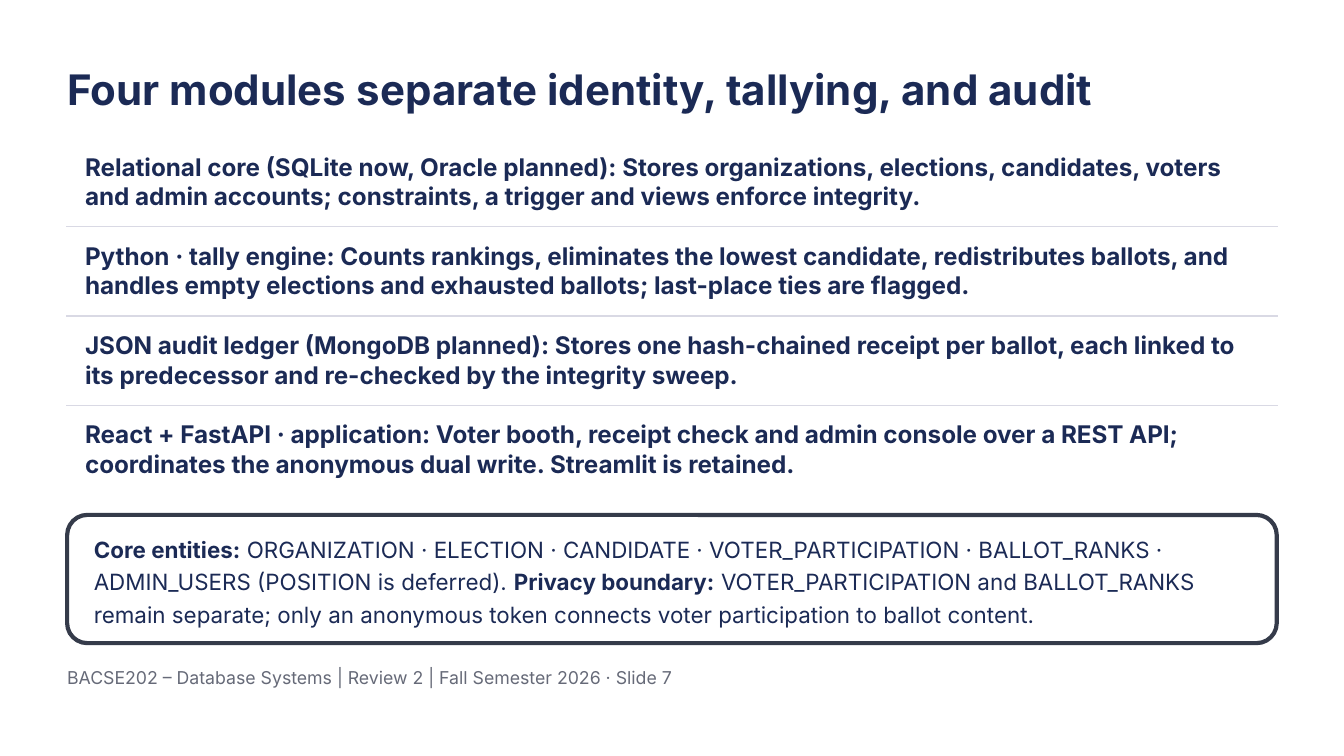
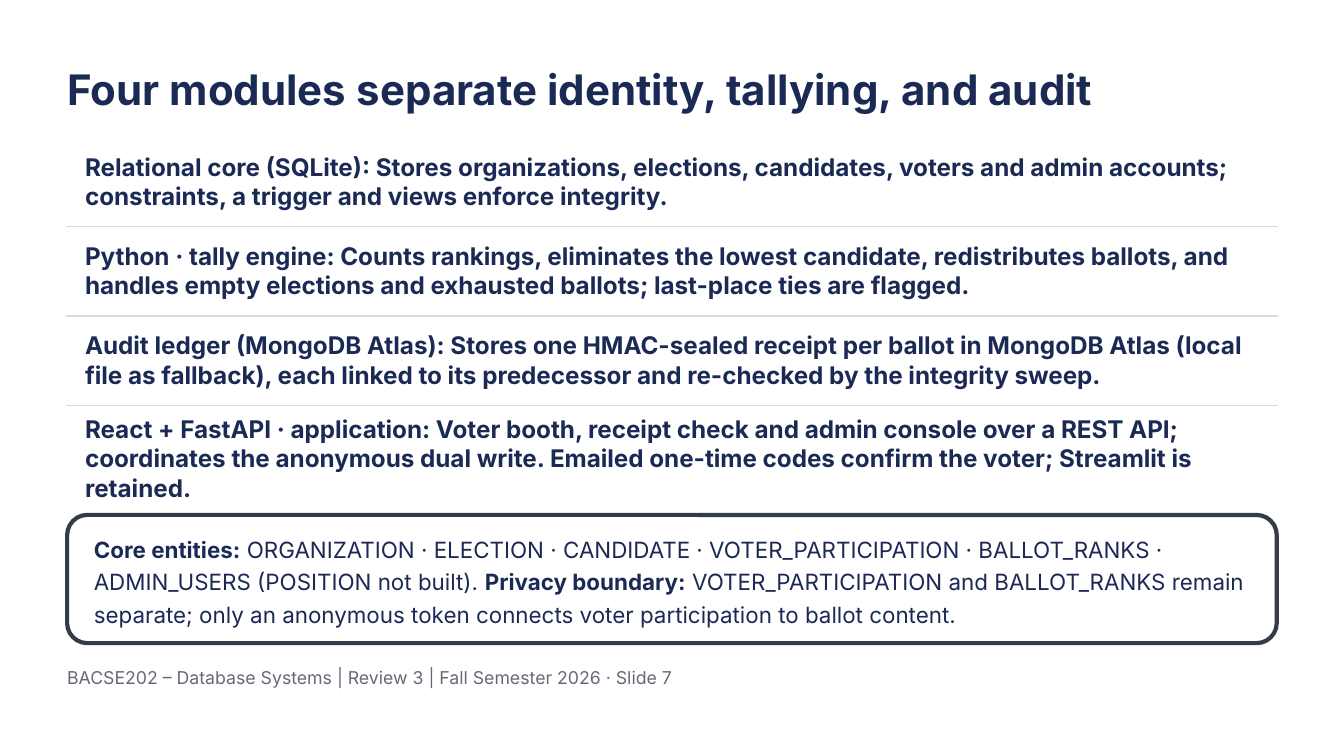
Before and after one commit to Tharakeshtj/polyvote-election-platform, a slide deck: slide 7 of docs/PolyVote_Review3_Final.pptx. Drawn at 1344x756 pixels with LibreOffice and Linux fonts; fonts in the diff are those of the drawing; background and template pictures are left out. Boxes give left, top, right and bottom in pixels: in the first picture for what was removed or moved away, otherwise in the second. Text is boxed around its words. In the diff, an @@ line names an element or a change of style, - is before the commit and + after.

```diff
--- a/docs/PolyVote_Review3_Final.pptx
+++ b/docs/PolyVote_Review3_Final.pptx
@@ table at (67, 137, 1277, 578) @@
-row 1, column 1: Relational core (SQLite now, Oracle planned): Stores organizations, elections, candidates, voters and admin accounts; constraints, a trigger and views enforce integrity.
+row 1, column 1: Relational core (SQLite): Stores organizations, elections, candidates, voters and admin accounts; constraints, a trigger and views enforce integrity.
-row 3, column 1: JSON audit ledger (MongoDB planned): Stores one hash-chained receipt per ballot, each linked to its predecessor and re-checked by the integrity sweep.
+row 3, column 1: Audit ledger (MongoDB Atlas): Stores one HMAC-sealed receipt per ballot in MongoDB Atlas (local file as fallback), each linked to its predecessor and re-checked by the integrity sweep.
-row 4, column 1: React + FastAPI · application: Voter booth, receipt check and admin console over a REST API; coordinates the anonymous dual write. Streamlit is retained.
+row 4, column 1: React + FastAPI · application: Voter booth, receipt check and admin console over a REST API; coordinates the anonymous dual write. Emailed one-time codes confirm the voter; Streamlit is retained.
@@ text at (94, 541, 1244, 628): text changed @@
-Core entities: ORGANIZATION · ELECTION · CANDIDATE · VOTER_PARTICIPATION · BALLOT_RANKS · ADMIN_USERS (POSITION is deferred). Privacy boundary: VOTER_PARTICIPATION and BALLOT_RANKS remain separate; only an anonymous token connects voter participation to ballot content.
+Core entities: ORGANIZATION · ELECTION · CANDIDATE · VOTER_PARTICIPATION · BALLOT_RANKS · ADMIN_USERS (POSITION not built). Privacy boundary: VOTER_PARTICIPATION and BALLOT_RANKS remain separate; only an anonymous token connects voter participation to ballot content.
@@ text at (67, 671, 672, 688): text changed @@
-BACSE202 – Database Systems | Review 2 | Fall Semester 2026 · Slide 7
+BACSE202 – Database Systems | Review 3 | Fall Semester 2026 · Slide 7
```
Also in this commit, not shown: 18 other slides changed, 3 other files.
